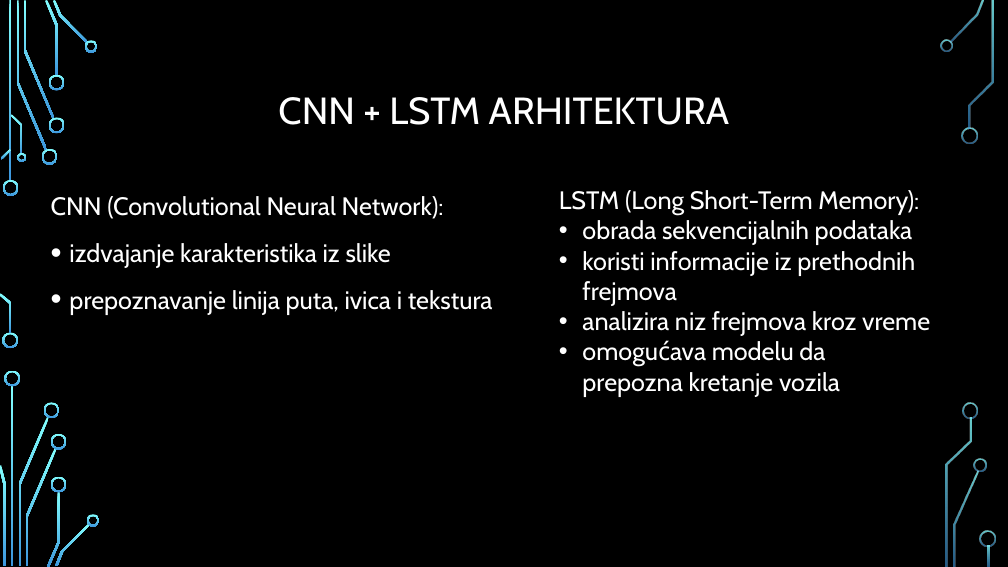
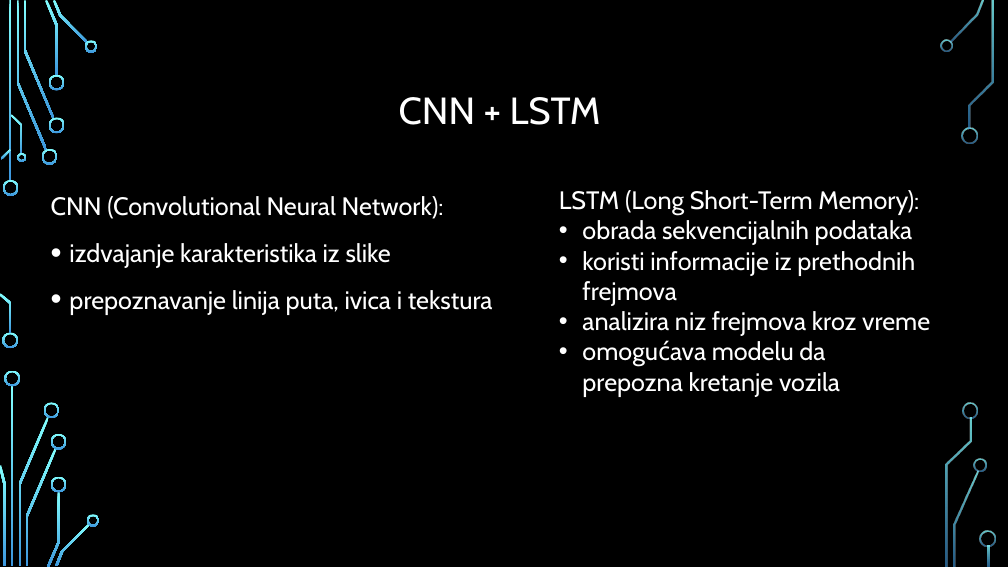
Before and after one commit to jglintic/duboko_ucenje, a slide deck: slide 7 of dubuko_ucenje_projekat_ppt.pptx. Drawn at 1008x567 pixels with LibreOffice and Linux fonts; fonts in the diff are those of the drawing; background and template pictures are left out. Boxes give left, top, right and bottom in pixels: in the first picture for what was removed or moved away, otherwise in the second. Text is boxed around its words. In the diff, an @@ line names an element or a change of style, - is before the commit and + after.

```diff
--- a/dubuko_ucenje_projekat_ppt.pptx
+++ b/dubuko_ucenje_projekat_ppt.pptx
@@ title at (399, 97, 601, 125): text changed @@
-CNN + LSTM ARHITEKTURA
+CNN + LSTM
```
Also in this commit, not shown: 15 other slides changed, 1 slide added, 1 slide removed, 2 other files.
